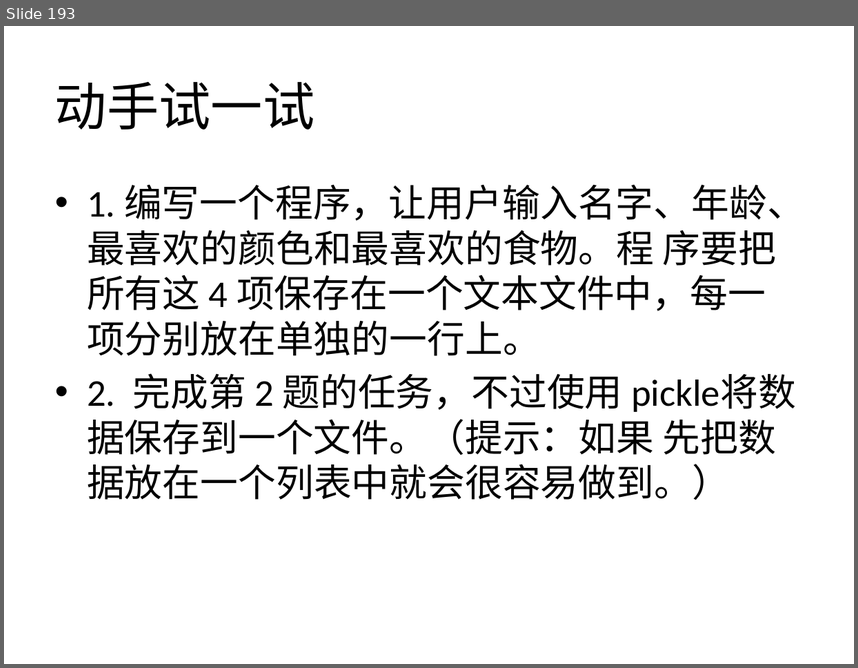
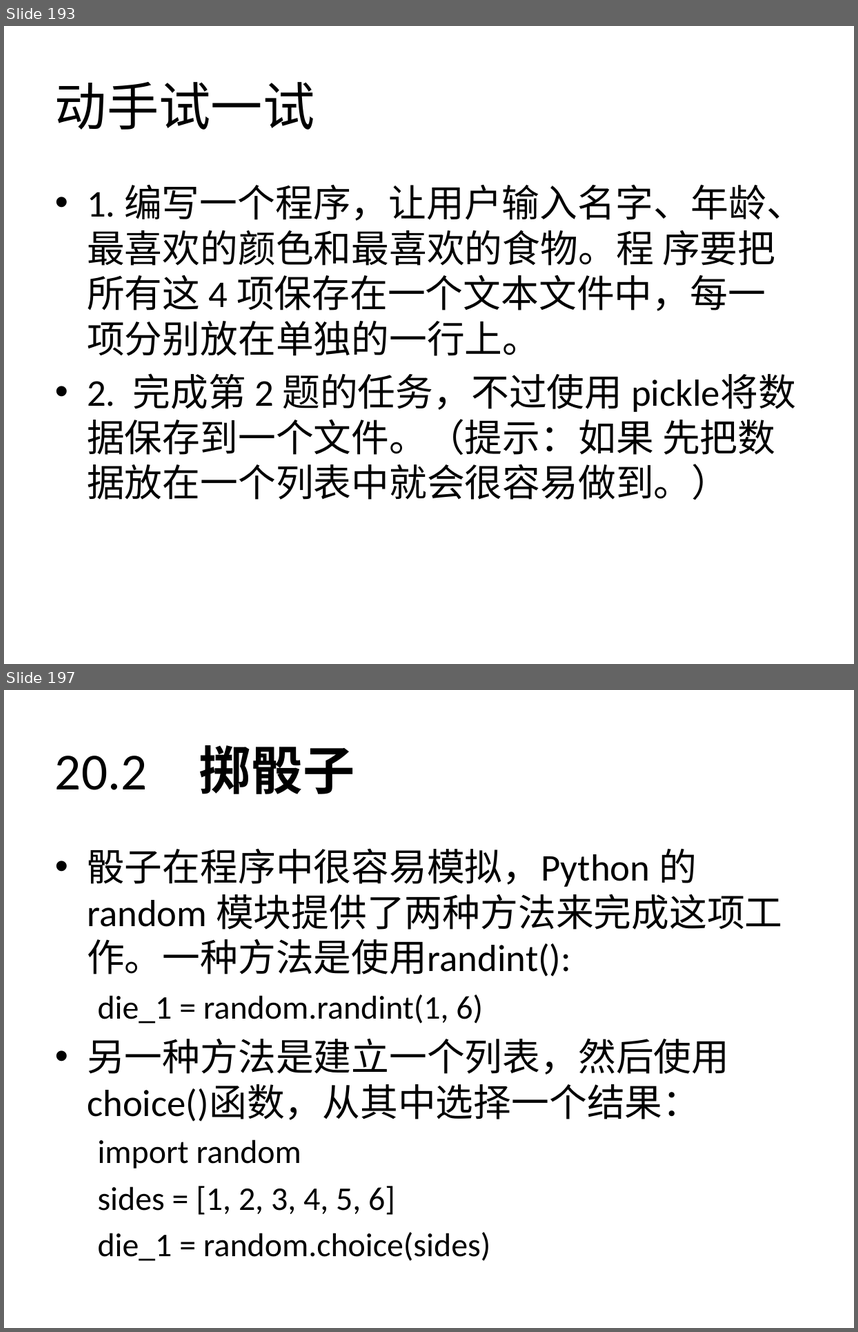
Before and after one commit to zhinan18/Python3, a slide deck: readme/Python3.pptx. Shown one above the other, each under a label of ours: slide 193 before the commit, slides 193 and 197 after it; the slides between them are not shown. The pictures are 858x668 and 858x1332 pixels, drawn with LibreOffice and Linux fonts; fonts in the diff are those of the drawing. Boxes give left, top, right and bottom in pixels: in the first picture for what was removed or moved away, otherwise in the second. Text is boxed around its words. In the diff, an @@ line names an element or a change of style, - is before the commit and + after.

```diff
--- a/readme/Python3.pptx
+++ b/readme/Python3.pptx
@@ slide 197 added at <box>4,690,854,1328</box>, background #FFFFFF @@
@@ title added at <box>55,745,355,794</box>, 44 pt, text #000000 @@
+20.2 掷骰子
@@ text added at <box>87,848,783,1261</box>, 32 pt, text #000000 @@
+• 骰子在程序中很容易模拟，Python 的random 模块提供了两种方法来完成这项工作。一种方法是使用randint():
+  die_1 = random.randint(1, 6)
+  • 另一种方法是建立一个列表，然后使用choice()函数，从其中选择一个结果：
+  import random
+  sides = [1, 2, 3, 4, 5, 6]
+  die_1 = random.choice(sides)
```
Also in this commit, not shown: 9 other slides added, 5 other files.
